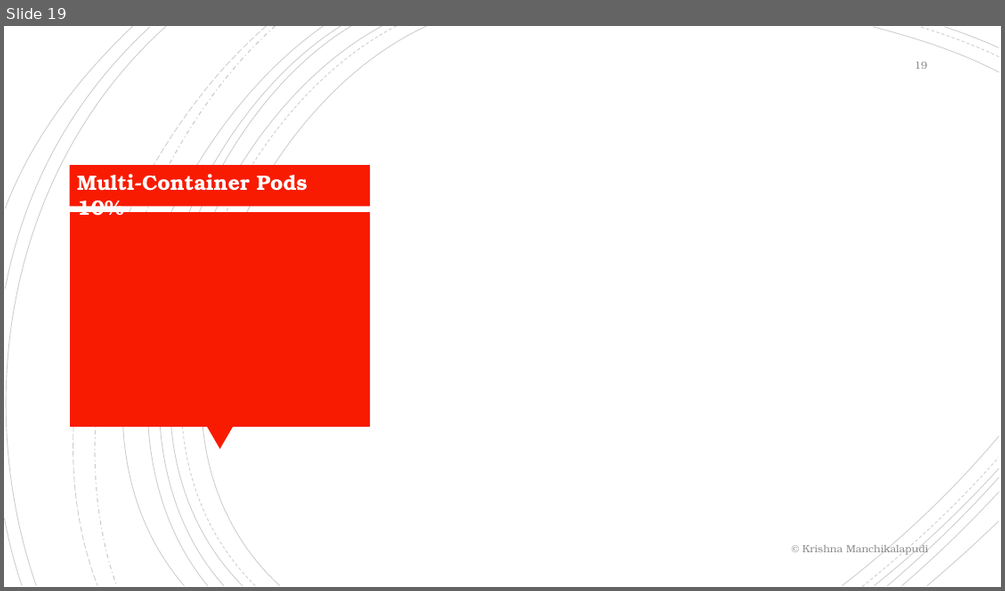
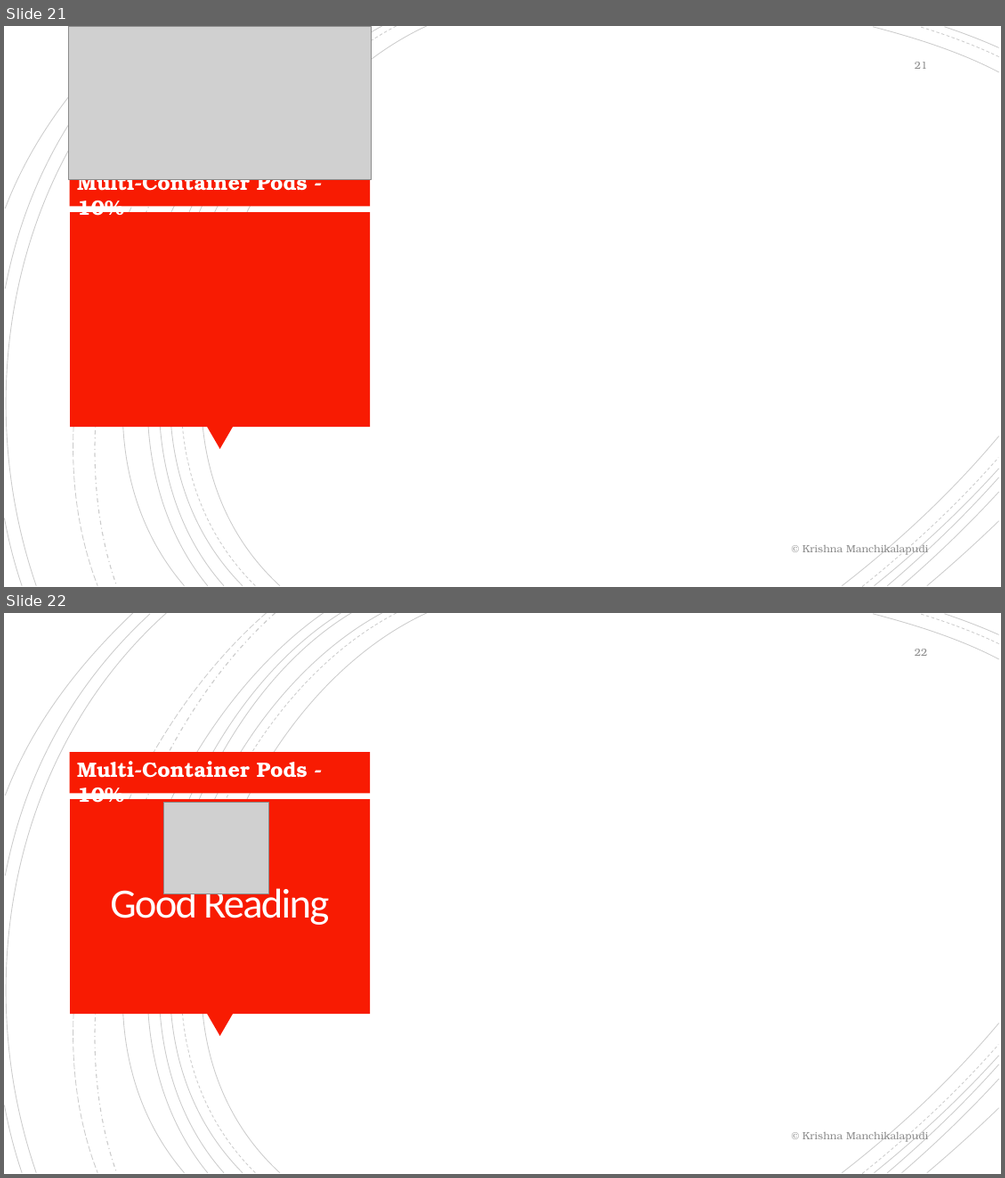
Before and after one commit to krishnamanchikalapudi/developer.info, a slide deck: CKAD-CertifiedKubernetesApplicationDeveloper/training.pptx. Shown one above the other, each under a label of ours: slide 19 before the commit, slides 21 and 22 after it. The pictures are 1005x591 and 1005x1178 pixels, drawn with LibreOffice and Linux fonts; fonts in the diff are those of the drawing; grey boxes stand for pictures. Boxes give left, top, right and bottom in pixels: in the first picture for what was removed or moved away, otherwise in the second. Text is boxed around its words. In the diff, an @@ line names an element or a change of style, - is before the commit and + after.

```diff
--- a/CKAD-CertifiedKubernetesApplicationDeveloper/training.pptx
+++ b/CKAD-CertifiedKubernetesApplicationDeveloper/training.pptx
@@ slide 22 added at [4, 613, 1001, 1174], background #FFFFFF; not listed: 24 template elements that a slide beside it also shows @@
@@ page number added at [914, 649, 927, 656], 10 pt, text #8C8C8C @@
+22
@@ text added at [77, 761, 307, 803], 20 pt, text #FFFFFF, bold @@
+Multi-Container Pods - 10%
@@ picture added at [164, 803, 269, 894] @@
@@ title added at [110, 884, 329, 925], 40 pt, text #FFFEFF @@
+Good Reading
@@ text added at [802, 1129, 928, 1143], 10 pt, text #8C8C8C @@
+© Krishna Manchikalapudi
@@ what was slide 19 is now slide 21 @@
@@ slide 21 changed as well @@
@@ picture added at [69, 26, 372, 179] @@
@@ page number at [914, 62, 927, 69]: text changed @@
-19
+21
@@ text at [77, 179, 307, 216]: text changed @@
-Multi-Container Pods 10%
+Multi-Container Pods - 10%
```
Also in this commit, not shown: 26 other slides changed, 7 other slides added, 10 other files.
